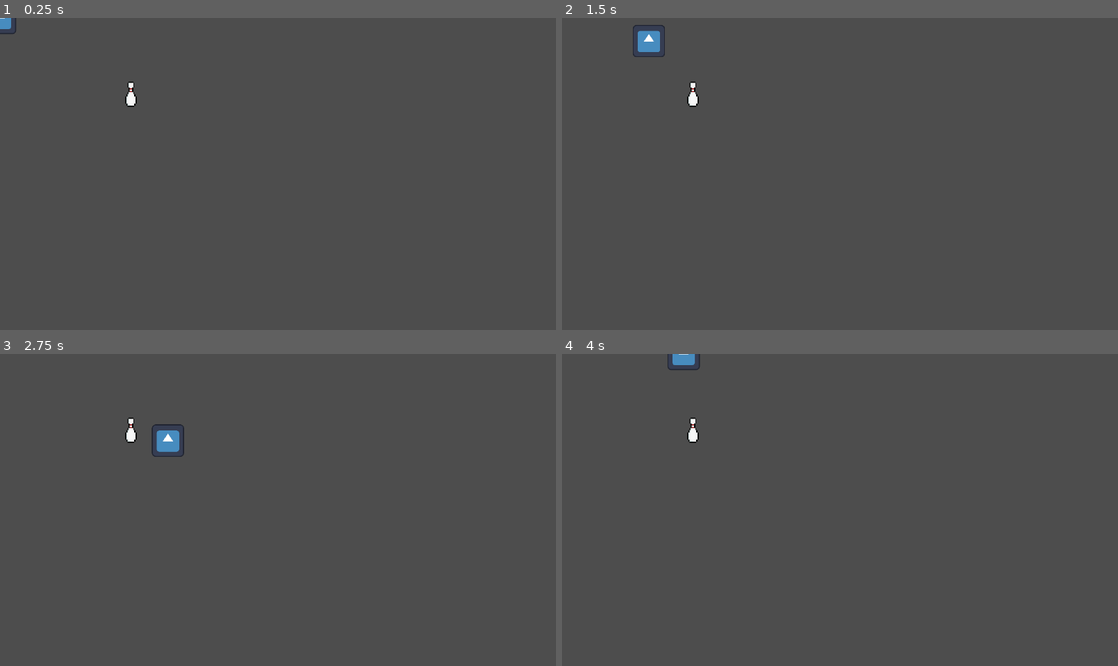
Above: before the commit, frames 1-4 (two rows, left to right).
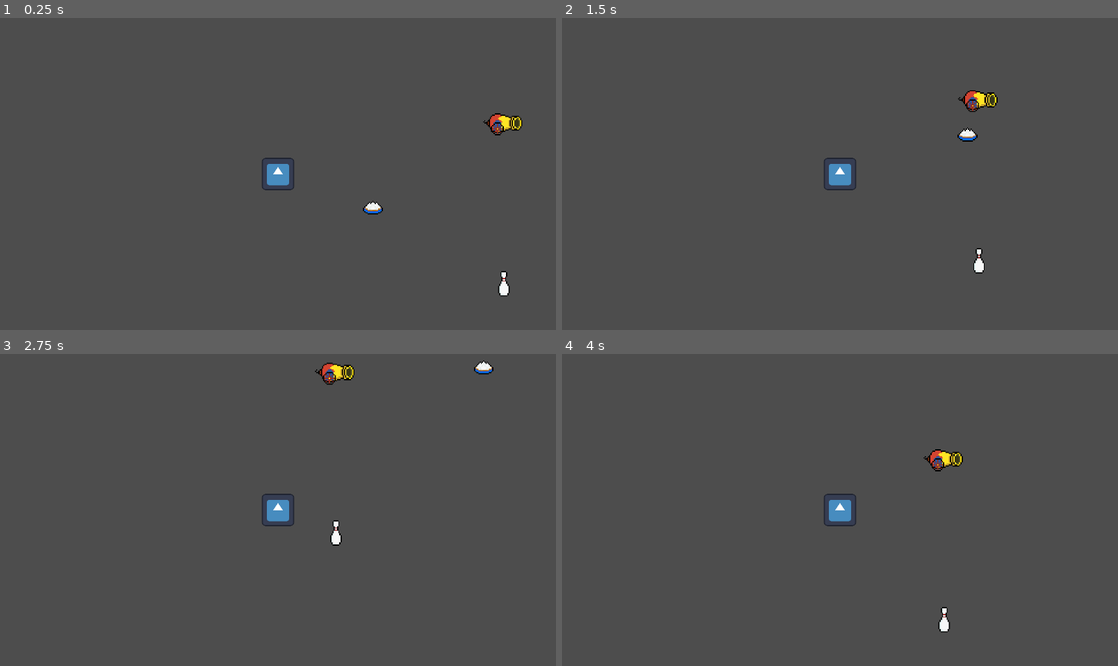
Above: after the commit, the same moments.

Repository: DDalta/circus-of-fear
Game: Godot game, scene res://game.tscn
Same seed, same stepped clock (60 frames per second), same inputs: the game is played once before the commit and once after it. The engine's default icon, where the game draws it, is replaced by a stand-in: a white triangle on a blue panel in a dark square.
Inputs:
- Up to frame 1 (0.25 s): no input
- Up to frame 2 (1.5 s): tap Enter (ui_accept) at 0.5, 0.6, 0.77, 1.07, 1.35 s; hold D (right) 0.53-1.28 s; hold S (down) from 1.28 s (still down)
- Up to frame 3 (2.75 s): tap Enter (ui_accept) at 1.52, 1.82, 2.1 s; release S (down) at 2.03 s; hold D (right) from 2.03 s (still down)
- Up to frame 4 (4 s): release D (right) at 2.78 s; hold W (up) 2.78-3.53 s; tap Enter (ui_accept) at 2.85, 3.02, 3.32, 3.6, 3.77 s; hold A (left) from 3.53 s (still down)

The runs differ from the first frame. In frame 1, 1.1% of the frame differs, in the area x 0-94%, y 0-90%; in frame 2, 1.4%; in frame 3, 1.4%, in the area x 22-89%, y 2-62%; in frame 4, 1.1%.

Commit message:
starting pie weapon

Diff:
--- a/game.tscn
+++ b/game.tscn
@@ -1,7 +1,9 @@
-[gd_scene load_steps=3 format=3 uid="uid://dk8moxmgmkwjg"]
+[gd_scene load_steps=5 format=3 uid="uid://dk8moxmgmkwjg"]
 
 [ext_resource type="Texture2D" uid="uid://wo2hudea5bef" path="res://assets/weapons/pin_small.png" id="1_80nbo"]
 [ext_resource type="PackedScene" uid="uid://bnn30f0sx2bfr" path="res://player/player.tscn" id="2_e2o6t"]
+[ext_resource type="Texture2D" uid="uid://b31vvc8avp0x0" path="res://assets/weapons/cannon.png" id="3_feb5d"]
+[ext_resource type="PackedScene" uid="uid://bxoc6u0y3qan" path="res://weapons/cream_pie_weapon.tscn" id="4_fc0e3"]
 
 [node name="Game" type="Node2D"]
 
@@ -10,3 +12,10 @@
 texture = ExtResource("1_80nbo")
 
 [node name="Player" parent="." instance=ExtResource("2_e2o6t")]
+position = Vector2(-82, -29)
+
+[node name="Sprite2D" type="Sprite2D" parent="."]
+position = Vector2(112, -72)
+texture = ExtResource("3_feb5d")
+
+[node name="CreamPieWeapon" parent="." instance=ExtResource("4_fc0e3")]
--- a/player/player.gd
+++ b/player/player.gd
@@ -2,14 +2,13 @@
 
 @export var health: int = 10
 @export var speed: int = 100
-@export var attack_dmg: int
+@export var damage: int # might not need since weapons will have their own damage attribute
 @export var defense: int
-@export var pickup_rad: int
+@export var pickup_radius: int
 
 func _process(delta: float) -> void:
 	var vertical = Input.get_axis("up", "down")
 	var horizontal = Input.get_axis("left", "right")
 
-	# TODO: add acceleration if movement is not smooth enough
 	velocity = Vector2(horizontal, vertical).normalized() * speed
 	move_and_slide()
--- a/player/player.tscn
+++ b/player/player.tscn
@@ -1,11 +1,20 @@
-[gd_scene load_steps=3 format=3 uid="uid://bnn30f0sx2bfr"]
+[gd_scene load_steps=4 format=3 uid="uid://bnn30f0sx2bfr"]
 
 [ext_resource type="Script" uid="uid://kxqko2d6lfl" path="res://player/player.gd" id="1_oul6g"]
 [ext_resource type="Texture2D" uid="uid://cv835vy5ggy7d" path="res://icon.svg" id="2_rkbax"]
 
+[sub_resource type="CircleShape2D" id="CircleShape2D_rkbax"]
+radius = 14.0
+
 [node name="Player" type="CharacterBody2D"]
+motion_mode = 1
 script = ExtResource("1_oul6g")
 
 [node name="Sprite2D" type="Sprite2D" parent="."]
 scale = Vector2(0.21875, 0.21875)
 texture = ExtResource("2_rkbax")
+
+[node name="CollisionShape2D" type="CollisionShape2D" parent="."]
+shape = SubResource("CircleShape2D_rkbax")
+
+[node name="Camera2D" type="Camera2D" parent="."]
--- a/project.godot
+++ b/project.godot
@@ -11,6 +11,7 @@
 [application]
 
 config/name="Circus of Fear"
+config/tags=PackedStringArray("gamejam")
 run/main_scene="uid://dk8moxmgmkwjg"
 config/features=PackedStringArray("4.4", "GL Compatibility")
 config/icon="res://icon.svg"
--- /dev/null
+++ b/weapons/cream_pie_weapon.gd
@@ -0,0 +1,46 @@
+extends Node2D
+
+@onready var sprite_2d: Sprite2D = $Sprite2D
+
+const gravity: float = 9.8
+var time: float = 0.0
+var initial_speed: float
+var throw_angle_degrees: float
+
+var initial_position: Vector2
+var throw_direction: Vector2
+
+var z_axis = 0.0
+var is_throw: bool = false
+
+func _process(delta: float) -> void:
+	time += delta * 10
+
+	if Input.is_action_just_pressed("ui_accept"):
+		throw_projectile(global_position, Vector2(1, 0), 100, 75)
+
+	if is_throw:
+		# get y position at time t
+		z_axis = initial_speed * sin(deg_to_rad(throw_angle_degrees)) * time - 0.5 * gravity * pow(time, 2)
+
+		# if hasn't touched ground yet
+		if z_axis > 0:
+			# get x position at time t
+			var x_axis: float = initial_speed * cos(deg_to_rad(throw_angle_degrees)) * time
+			# update x-axis
+			global_position = initial_position + throw_direction * x_axis
+			# update y-axis
+			sprite_2d.position.y = -z_axis
+
+# setup projectile before throwing
+func throw_projectile(initial_pos: Vector2, direction: Vector2, distance: float, angle_degree: float):
+	initial_position = initial_pos
+	throw_direction = direction.normalized()
+	throw_angle_degrees = angle_degree
+
+	# get initial speed from the desired distance and desired angle
+	initial_speed = pow(distance * gravity / sin(2 * deg_to_rad(angle_degree)), 0.5)
+
+	global_position = initial_position
+	time = 0.0
+	is_throw = true
--- /dev/null
+++ b/weapons/cream_pie_weapon.tscn
@@ -0,0 +1,10 @@
+[gd_scene load_steps=3 format=3 uid="uid://bxoc6u0y3qan"]
+
+[ext_resource type="Script" uid="uid://crsubmxvbbkim" path="res://weapons/cream_pie_weapon.gd" id="1_7c1ta"]
+[ext_resource type="Texture2D" uid="uid://bk0pfcf1antuw" path="res://assets/weapons/cream_pie.png" id="1_bpa7r"]
+
+[node name="CreamPieWeapon" type="Node2D"]
+script = ExtResource("1_7c1ta")
+
+[node name="Sprite2D" type="Sprite2D" parent="."]
+texture = ExtResource("1_bpa7r")
Binary file added: assets/weapons/cannon.png
Not shown, added: assets/weapons/cannon.png.import
Binary file added: assets/weapons/cream_pie.png
Not shown, added: assets/weapons/cream_pie.png.import
Not shown, added: weapons/cream_pie_weapon.gd.uid
